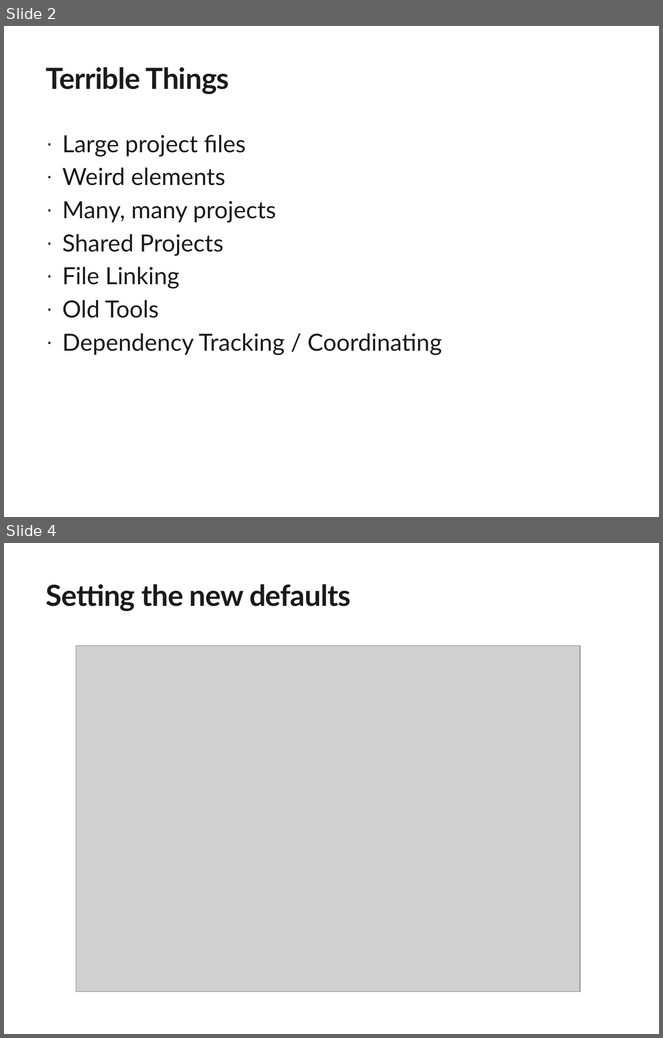
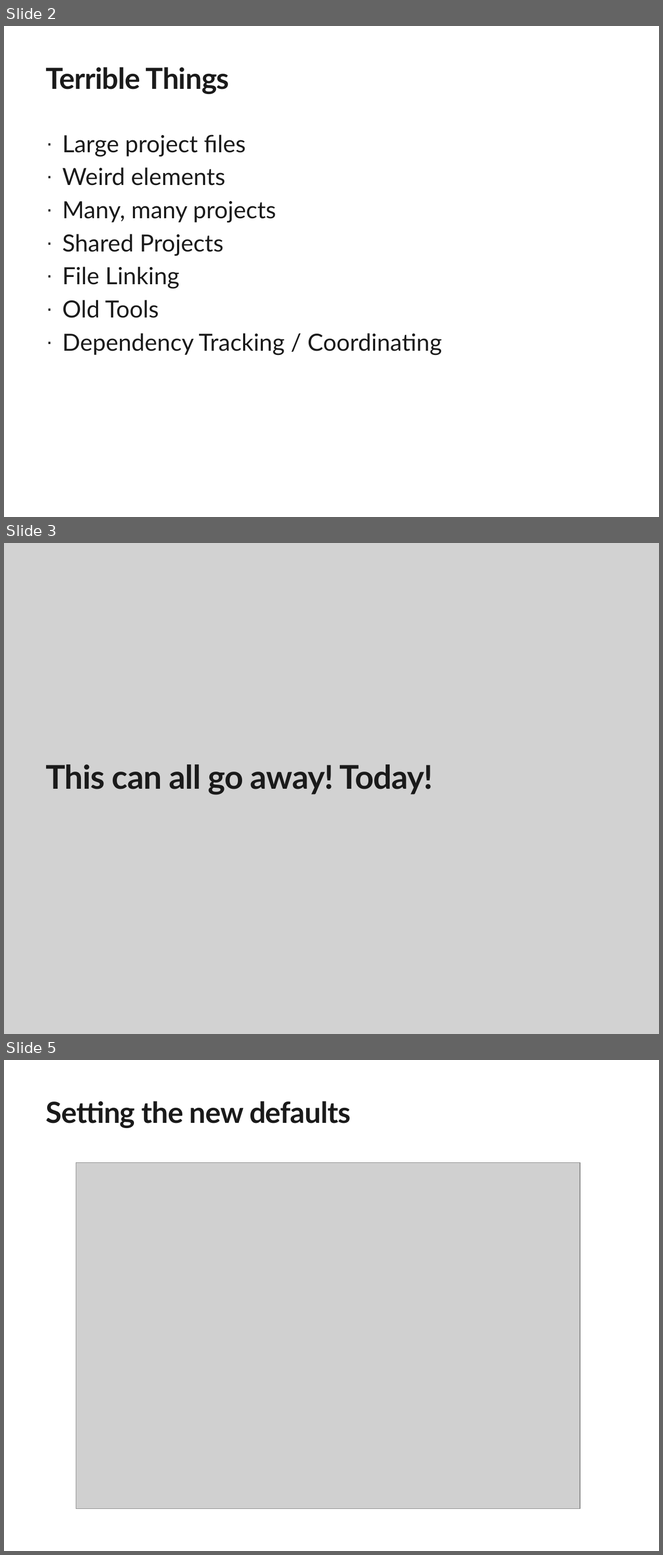
Before and after one commit to mattleibow/ModernizingProjectsDemo, a slide deck: Slides.pptx. Shown one above the other, each under a label of ours: slides 2 and 4 before the commit, slides 2, 3 and 5 after it; the slides between them are not shown. The pictures are 663x1038 and 663x1555 pixels, drawn with LibreOffice and Linux fonts; fonts in the diff are those of the drawing; grey boxes stand for pictures; background and template pictures are left out. Boxes give left, top, right and bottom in pixels: in the first picture for what was removed or moved away, otherwise in the second. Text is boxed around its words. In the diff, an @@ line names an element or a change of style, - is before the commit and + after.

```diff
--- a/Slides.pptx
+++ b/Slides.pptx
@@ slide 3 added at (4, 543, 659, 1034), background #D2D2D2 @@
@@ title added at (46, 765, 434, 795), 36 pt, text #1A1A1A, bold @@
+This can all go away! Today!
@@ what was slide 4 is now slide 5 @@
```
Also in this commit, not shown: 3 slides changed, 3 other slides added.
